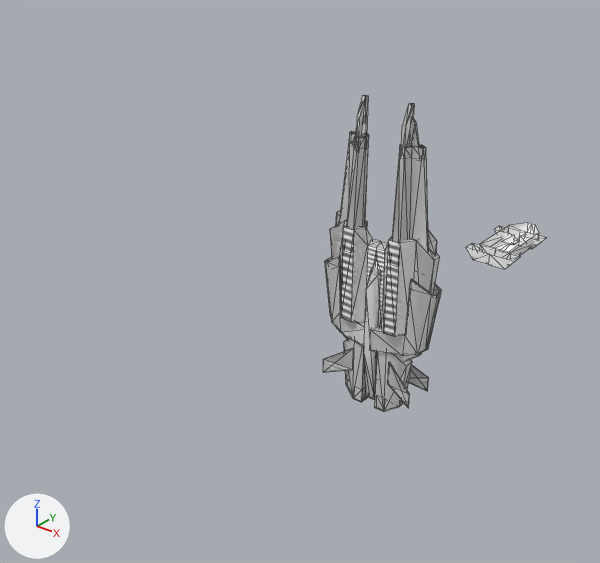
An edit to the Blender file Assets/Models/Ships/Ships.blend, drawn before and after from the same camera.
Before and after are seen from a 50 mm lens placed at (163.0, -256.0, 139.0), pointed at (-38.0, -5.0, -17.0). The axes (+X, +Y, +Z) are drawn at lower left. The lights are the same throughout. Mesh edges are drawn as thin lines. The same objects are shown in both versions, whatever each file hides.

The older version as bpy lines, for what is in view:
```python
me_scene_003 = bpy.data.meshes.new('Scene.003')
me_scene_003.from_pydata(...)  # 254 vertices, 348 faces, 2 loose edges; spans x -27.3..0.5, y -10.4..10.4, z -63.6..66.6
me_scene_003.materials.append(mat_tannhauserpbr)  # white #ffffff
me_scene_020 = bpy.data.meshes.new('Scene.020')
me_scene_020.from_pydata(...)  # 321 vertices, 461 faces, 1 loose edge; spans x -27.3..0.5, y -10.4..10.4, z -63.7..66.6
me_scene_020.materials.append(mat_tannhauserpbr)  # white #ffffff
me_scene_025 = bpy.data.meshes.new('Scene.025')
me_scene_025.from_pydata(...)  # 29 vertices, 32 faces; spans x -21.8..0.0, y 12.9..25.7, z 83.6..132.8
me_scene_025.materials.append(mat_harbingerpbr_001)  # white #ffffff
ob_dreadnaught_006 = bpy.data.objects.new('Dreadnaught.006', me_scene_025)
ob_dreadnaught_006.location = (0.0, 18.3, -20.2)
ob_dreadnaught_006.rotation_euler = (-1.571, 0.0, 0.0)  # degrees (-90, 0, 0)
ob_dreadnaught_006.scale = (0.613, 0.613, 0.969)
_m = ob_dreadnaught_006.modifiers.new('Mirror', 'MIRROR')
ob_guardian = bpy.data.objects.new('Guardian', me_scene_020)
ob_guardian.location = (0.0, 0.0, 0.0)
_m = ob_guardian.modifiers.new('Mirror', 'MIRROR')
ob_guardiancollider = bpy.data.objects.new('GuardianCollider', me_scene_003)
ob_guardiancollider.location = (0.0, 0.0, 0.0)
_m = ob_guardiancollider.modifiers.new('Mirror', 'MIRROR')
```
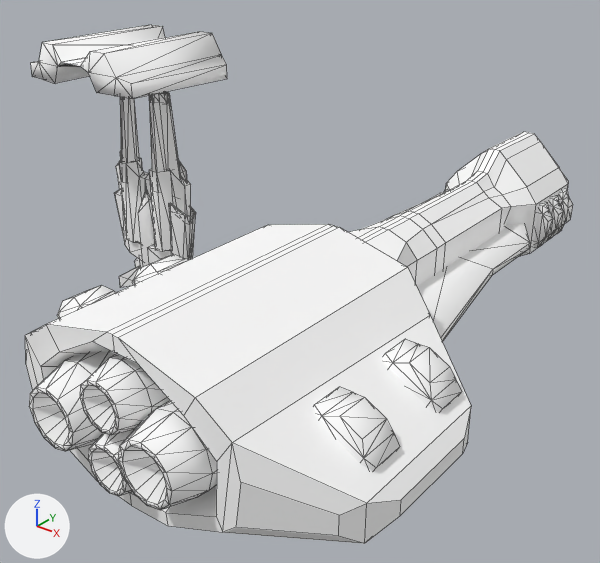
Diff of the bpy script that builds the scene:
```diff
--- a/Assets/Models/Ships/Ships.blend.py
+++ b/Assets/Models/Ships/Ships.blend.py
@@ me_scene_020 @@
 # used by ob_guardian; location = (0.0, 0.0, 0.0)
-me_scene_020.from_pydata(...)  # 321 vertices, 461 faces, 1 loose edge; spans x -27.3..0.5, y -10.4..10.4, z -63.7..66.6
+me_scene_020.from_pydata(...)  # 26 vertices, 39 faces, 1 loose edge; spans x -24.5..0.5, y -65.1..-6.0, z -35.3..16.0
+# me_scene_020 part 1: the loose piece of 24 vertices spanning x -24.5..0.0, y -8.7..2.0, z -25.7..16.0 is moved by (0.0, -56.4, 0.0)
+# me_scene_020 part 2: 18 loose pieces with 295 vertices, spanning x -27.3..0.0, y -10.4..10.4, z -63.7..66.6, are deleted
+# me_scene_020 part 3: the surface is now shaded smooth
 me_scene_020.materials.append(mat_tannhauserpbr)
@@ me_scene_025 @@
 # used by ob_dreadnaught_006; location = (0.0, 18.3, -20.2); rotation_euler = (-1.571, 0.0, 0.0), in degrees (-90, 0, 0); scale = (0.613, 0.613, 0.969)
-me_scene_025.from_pydata(...)  # 29 vertices, 32 faces; spans x -21.8..0.0, y 12.9..25.7, z 83.6..132.8
+me_scene_025.from_pydata(...)  # 565 vertices, 705 faces, 1 loose edge; spans x 0.0..136.5, y -82.4..57.6, z 65.6..475.9
+# me_scene_025 part 4: the loose piece of 8 vertices spanning x -21.8..0.0, y 15.3..24.6, z 83.6..90.4 is scaled about its middle by (-0.992, 1, 1), then moved by (21.7, -1.4, 0.0)
+# me_scene_025 part 5: the loose piece of 8 vertices spanning x -21.8..-2.4, y 15.3..24.6, z 115.7..122.6 is deleted
+# me_scene_025 part 6: 13 vertices removed from x -13.8..0.0, y 12.9..25.7, z 89.2..132.8; 557 vertices added at x 0.0..136.5, y -82.4..57.6, z 65.6..475.9
 me_scene_025.materials.append(mat_harbingerpbr_001)
@@ ob_guardian @@
 ob_guardian = bpy.data.objects.new('Guardian', me_scene_020)
-ob_guardian.location = (0.0, 0.0, 0.0)
+ob_guardian.location = (-133.4, 0.0, -26.1)
+ob_guardian.rotation_euler = (-1.571, 0.0, 0.0)  # degrees (-90, 0, 0)
+ob_guardian.scale = (1.56, 1.56, 1.56)
 _m = ob_guardian.modifiers.new('Mirror', 'MIRROR')
@@ ob_guardiancollider @@
 ob_guardiancollider = bpy.data.objects.new('GuardianCollider', me_scene_003)
-ob_guardiancollider.location = (0.0, 0.0, 0.0)
+ob_guardiancollider.location = (-133.4, 0.0, 0.0)
 _m = ob_guardiancollider.modifiers.new('Mirror', 'MIRROR')
@@ ob_dreadnaught_006 @@
 ob_dreadnaught_006 = bpy.data.objects.new('Dreadnaught.006', me_scene_025)
-ob_dreadnaught_006.location = (0.0, 18.3, -20.2)
-ob_dreadnaught_006.rotation_euler = (-1.571, 0.0, 0.0)  # degrees (-90, 0, 0)
-ob_dreadnaught_006.scale = (0.613, 0.613, 0.969)
+ob_dreadnaught_006.location = (0.0, 182.6, -18.3)
+ob_dreadnaught_006.rotation_euler = (-1.571, 0.0, 3.142)  # degrees (-90, 0, 180)
+ob_dreadnaught_006.scale = (0.554, 0.554, 0.686)
 _m = ob_dreadnaught_006.modifiers.new('Mirror', 'MIRROR')
```

Pixel boxes [x1, y1, x2, y2] of what changed, in the pictures (600 x 563 px; the box of a moved part takes in the faces that stretch with it):
'Dreadnaught.006', reshaped, moved, turned, rescaled
    before: [466, 223, 547, 269]
    after: [25, 132, 573, 544]
'Guardian', reshaped, moved, turned, rescaled
    before: [323, 95, 441, 412]
    after: [31, 24, 227, 99]
'GuardianCollider', moved
    before: [364, 278, 408, 391]
    after: [115, 92, 196, 287]
part 1 of me_scene_020, moved or reshaped
    before: [330, 220, 440, 337]
    after: [31, 24, 227, 99]
part 2 of me_scene_020, deleted
    before: [323, 95, 441, 412]
part 4 of me_scene_025, moved or reshaped (not visible afterwards)
    before: [466, 243, 520, 269]
part 5 of me_scene_025, deleted
    before: [494, 226, 547, 249]
part 6 of me_scene_025, built on
    before: [479, 223, 539, 260]
    after: [25, 132, 573, 544]
